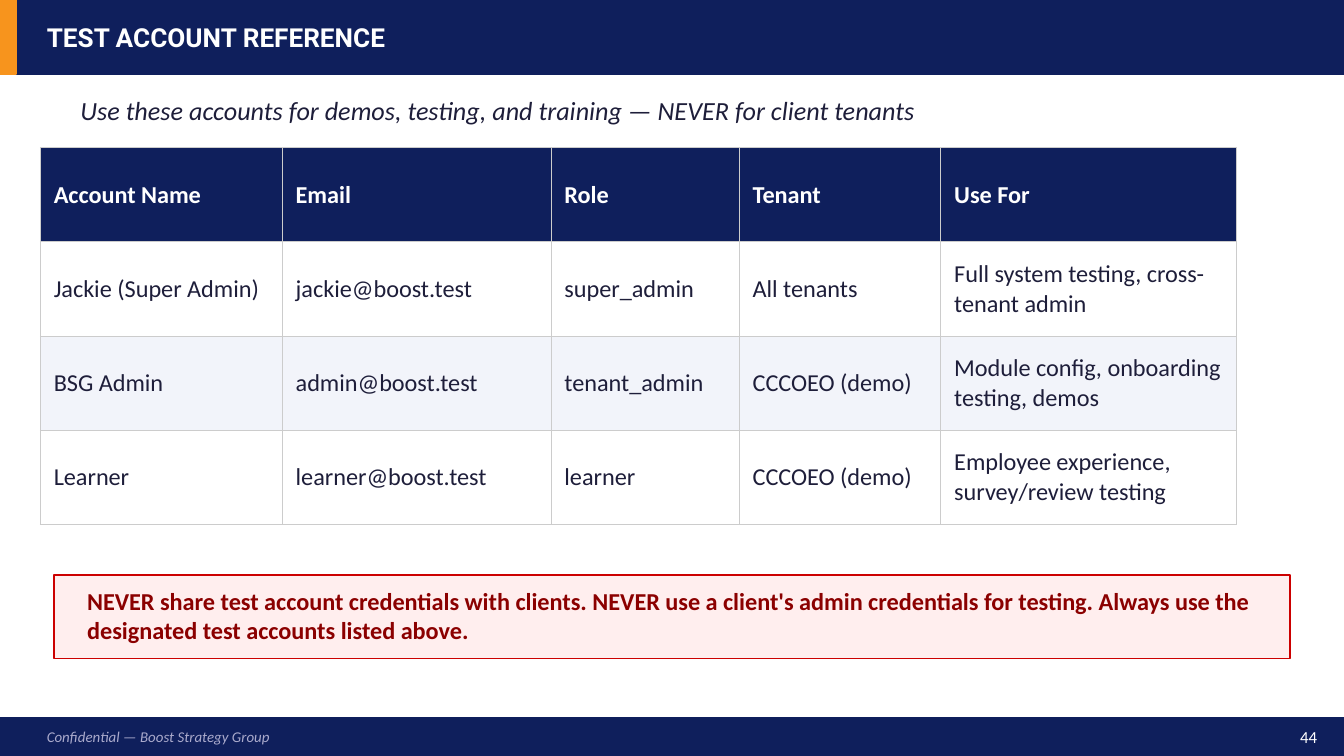
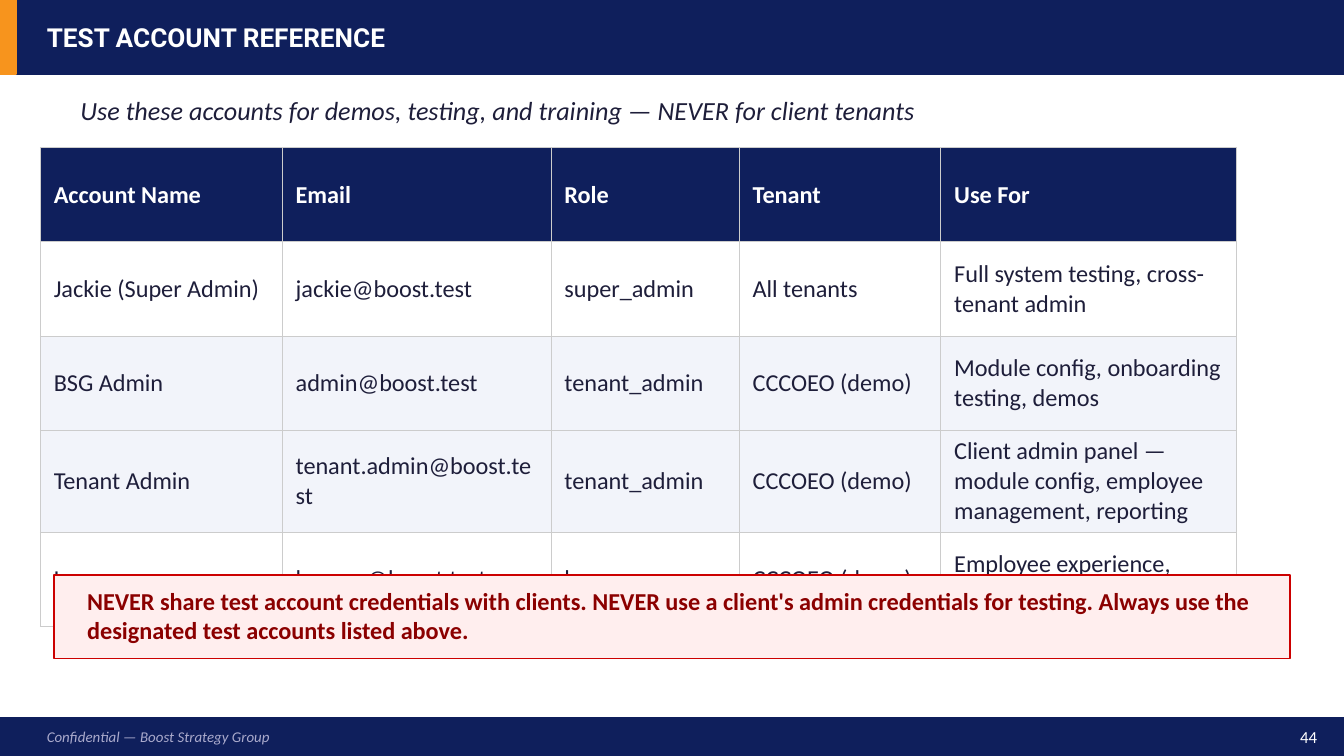
Before and after one commit to Boost-Strategy-Group/dc-license-ace, a slide deck: slide 44 of docs/BOOST_BSG_Staff_Training.pptx. Drawn at 1344x756 pixels with LibreOffice and Linux fonts; fonts in the diff are those of the drawing. Boxes give left, top, right and bottom in pixels: in the first picture for what was removed or moved away, otherwise in the second. Text is boxed around its words. In the diff, an @@ line names an element or a change of style, - is before the commit and + after.

```diff
--- a/docs/BOOST_BSG_Staff_Training.pptx
+++ b/docs/BOOST_BSG_Staff_Training.pptx
@@ table at box(40, 148, 1236, 612) @@
+row 4: Tenant Admin | tenant.admin@boost.test | tenant_admin | CCCOEO (demo) | Client admin panel — module config, employee management, reporting
```
Also in this commit, not shown: 4 other slides changed, 5 other files.
